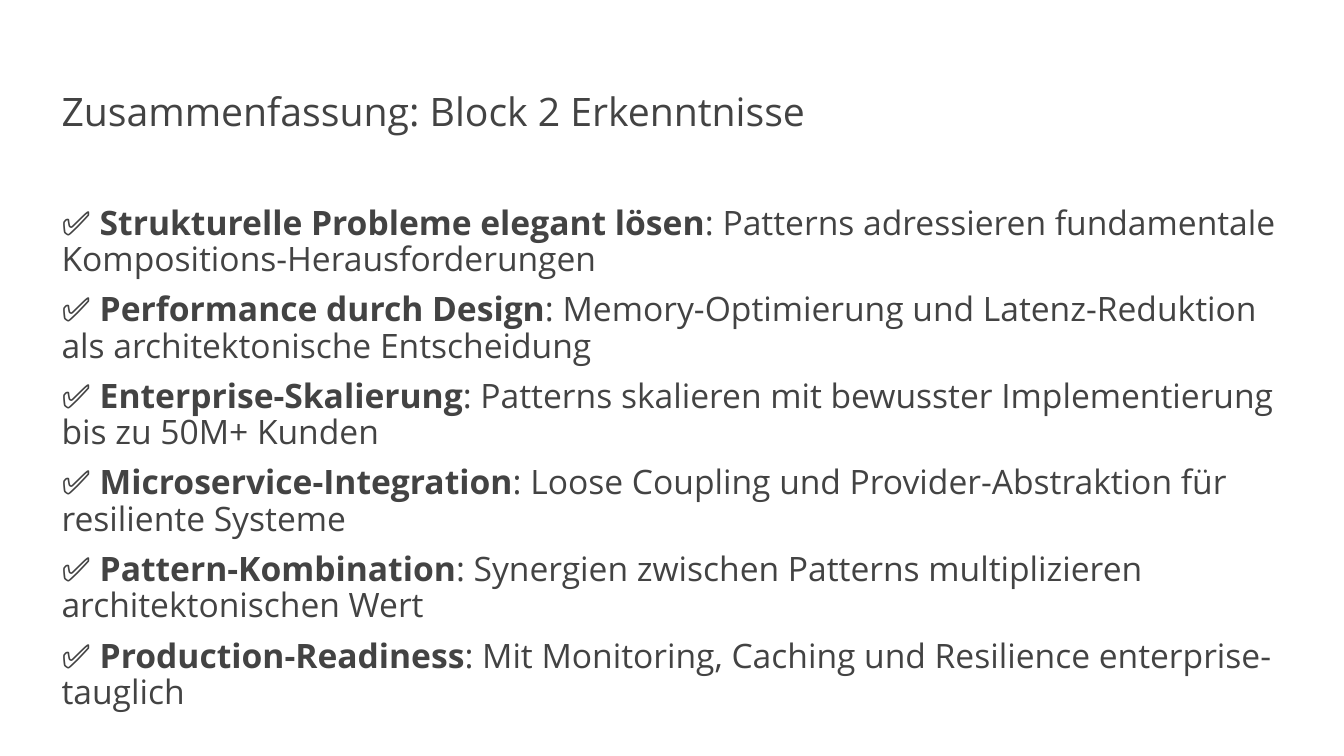
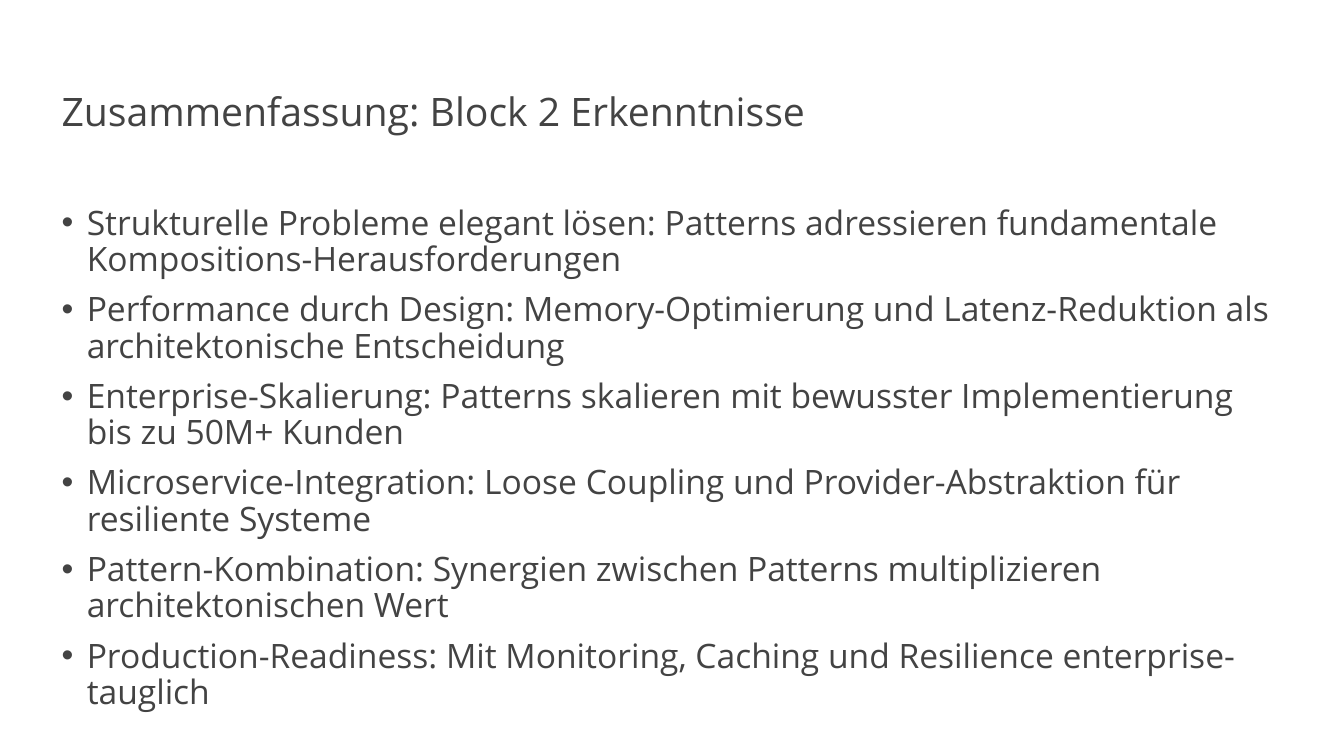
Before and after one commit to vanillacore-net/september-2025-telekom-training, a slide deck: slide 30 of presentations/powerpoint/block2-presentation.pptx (slide 24 before the commit). Drawn at 1344x756 pixels with LibreOffice and Linux fonts; fonts in the diff are those of the drawing; background and template pictures are left out. Boxes give left, top, right and bottom in pixels: in the first picture for what was removed or moved away, otherwise in the second. Text is boxed around its words. In the diff, an @@ line names an element or a change of style, - is before the commit and + after.

```diff
--- a/presentations/powerpoint/block2-presentation.pptx
+++ b/presentations/powerpoint/block2-presentation.pptx
@@ text at (x1=87, y1=209, x2=1269, y2=712): text changed @@
-✅ Strukturelle Probleme elegant lösen: Patterns adressieren fundamentale Kompositions-Herausforderungen
-✅ Performance durch Design: Memory-Optimierung und Latenz-Reduktion als architektonische Entscheidung
-✅ Enterprise-Skalierung: Patterns skalieren mit bewusster Implementierung bis zu 50M+ Kunden
-✅ Microservice-Integration: Loose Coupling und Provider-Abstraktion für resiliente Systeme
-✅ Pattern-Kombination: Synergien zwischen Patterns multiplizieren architektonischen Wert
-✅ Production-Readiness: Mit Monitoring, Caching und Resilience enterprise-tauglich
+• Strukturelle Probleme elegant lösen: Patterns adressieren fundamentale Kompositions-Herausforderungen
+• Performance durch Design: Memory-Optimierung und Latenz-Reduktion als architektonische Entscheidung
+• Enterprise-Skalierung: Patterns skalieren mit bewusster Implementierung bis zu 50M+ Kunden
+• Microservice-Integration: Loose Coupling und Provider-Abstraktion für resiliente Systeme
+• Pattern-Kombination: Synergien zwischen Patterns multiplizieren architektonischen Wert
+• Production-Readiness: Mit Monitoring, Caching und Resilience enterprise-tauglich
```
Also in this commit, not shown: 22 other slides changed, 7 slides added, 1 slide removed, 17 other files.
